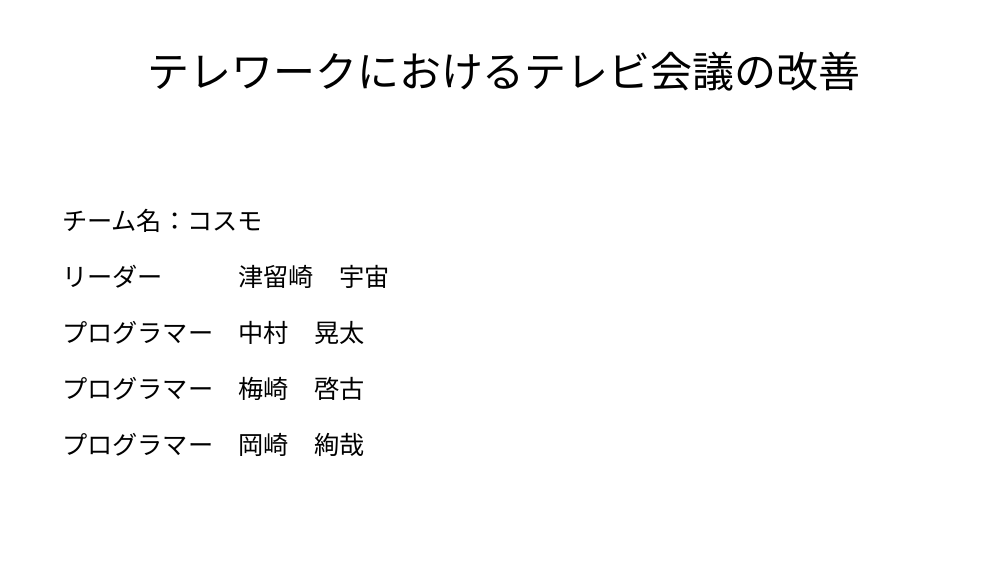
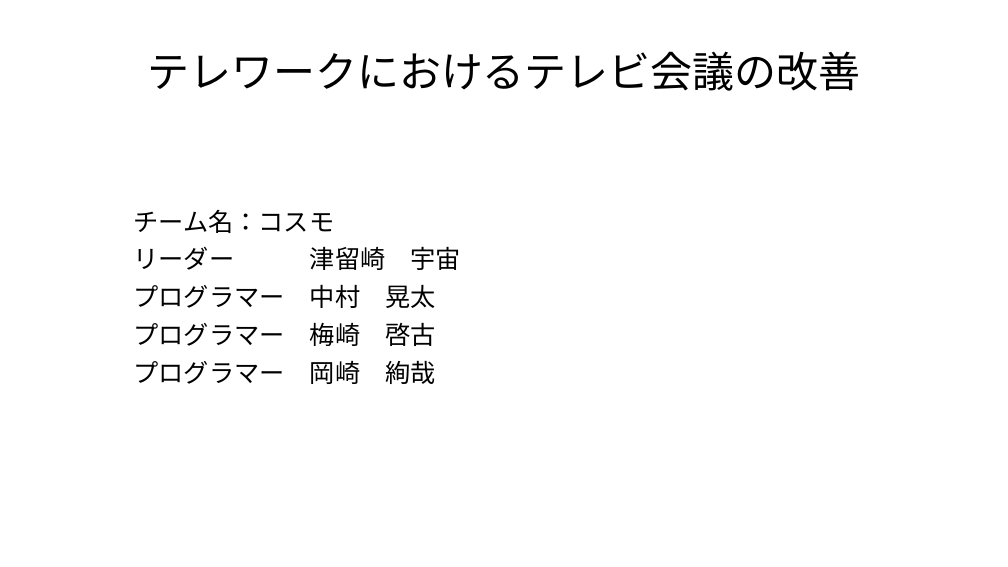
Before and after one commit to AdiosSora/subcall_cosmo, a slide deck: slide 1 of テレワークにおけるテレビ会議の改善.pptx. Drawn at 1008x567 pixels with LibreOffice and Linux fonts; fonts in the diff are those of the drawing. Boxes give left, top, right and bottom in pixels: in the first picture for what was removed or moved away, otherwise in the second. Text is boxed around its words. In the diff, an @@ line names an element or a change of style, - is before the commit and + after.

```diff
--- a/テレワークにおけるテレビ会議の改善.pptx
+++ b/テレワークにおけるテレビ会議の改善.pptx
@@ subtitle "チーム名：コスモ": place and size @@
-subtitle "チーム名：コスモ" at <box>62,209,389,456</box>
+subtitle "チーム名：コスモ" at <box>134,210,461,384</box>
@@ subtitle "チーム名：コスモ" at <box>134,210,461,384</box>: line spacing 1.5 to 0.9 @@
```
Also in this commit, not shown: 17 other files.
